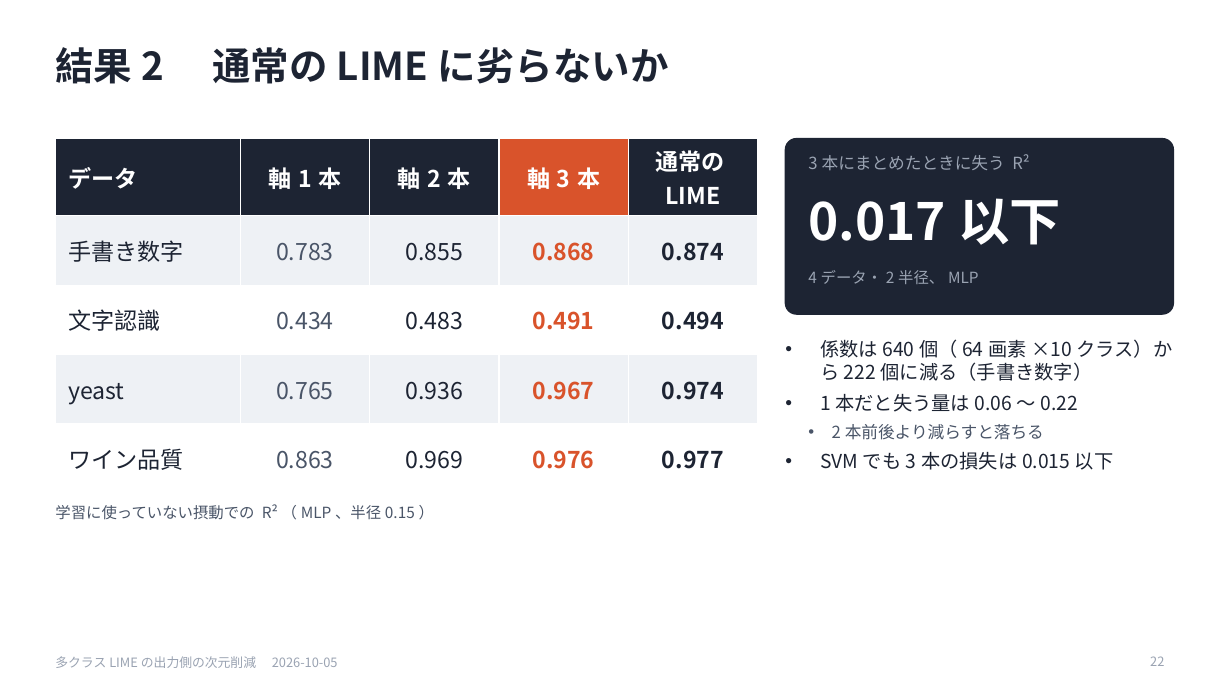
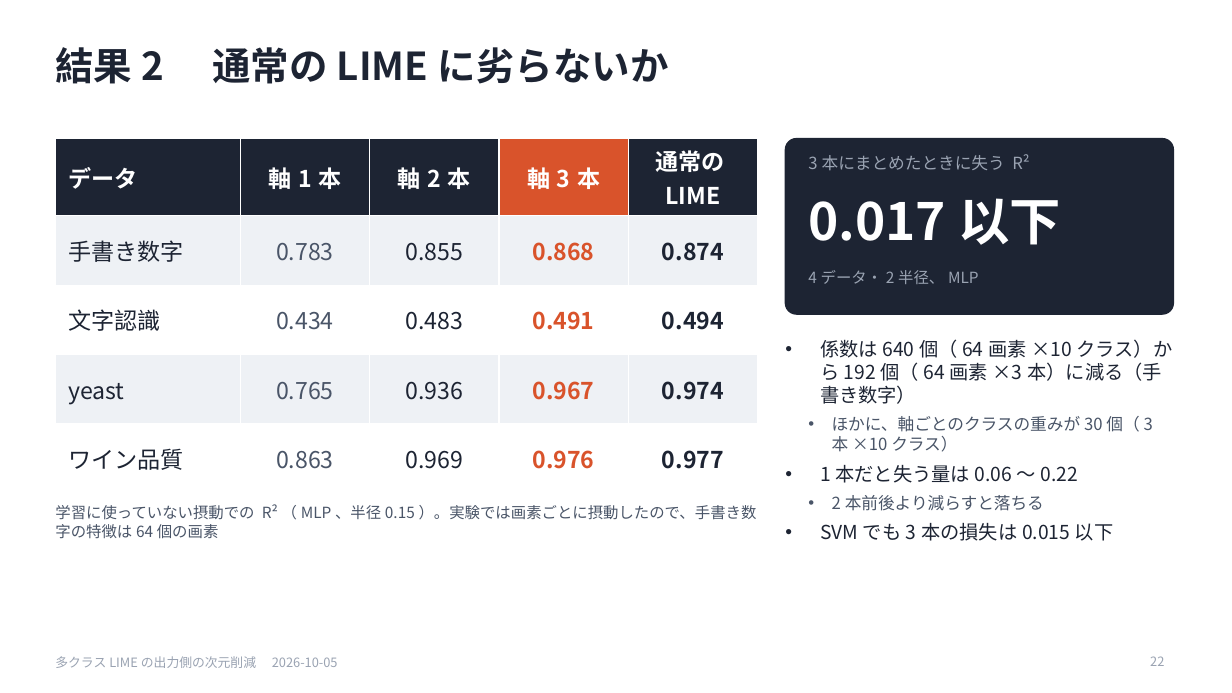
Before and after one commit to SoutaIkegame/Fisher_LIME, a slide deck: slide 22 of docs/seminar/2026-10-05_seminar.pptx. Drawn at 1232x693 pixels with LibreOffice and Linux fonts; fonts in the diff are those of the drawing. Boxes give left, top, right and bottom in pixels: in the first picture for what was removed or moved away, otherwise in the second. Text is boxed around its words. In the diff, an @@ line names an element or a change of style, - is before the commit and + after.

```diff
--- a/docs/seminar/2026-10-05_seminar.pptx
+++ b/docs/seminar/2026-10-05_seminar.pptx
@@ text at <box>820,339,1173,432</box>: text changed @@
-• 係数は640個（64画素×10クラス）から222個に減る（手書き数字）
+• 係数は640個（64画素×10クラス）から192個（64画素×3本）に減る（手書き数字）
+  • ほかに、軸ごとのクラスの重みが30個（3本×10クラス）
@@ text at <box>55,504,757,538</box>: text changed @@
-学習に使っていない摂動での R²（MLP、半径0.15）
+学習に使っていない摂動での R²（MLP、半径0.15）。実験では画素ごとに摂動したので、手書き数字の特徴は64個の画素
```
Also in this commit, not shown: 3 other files.
